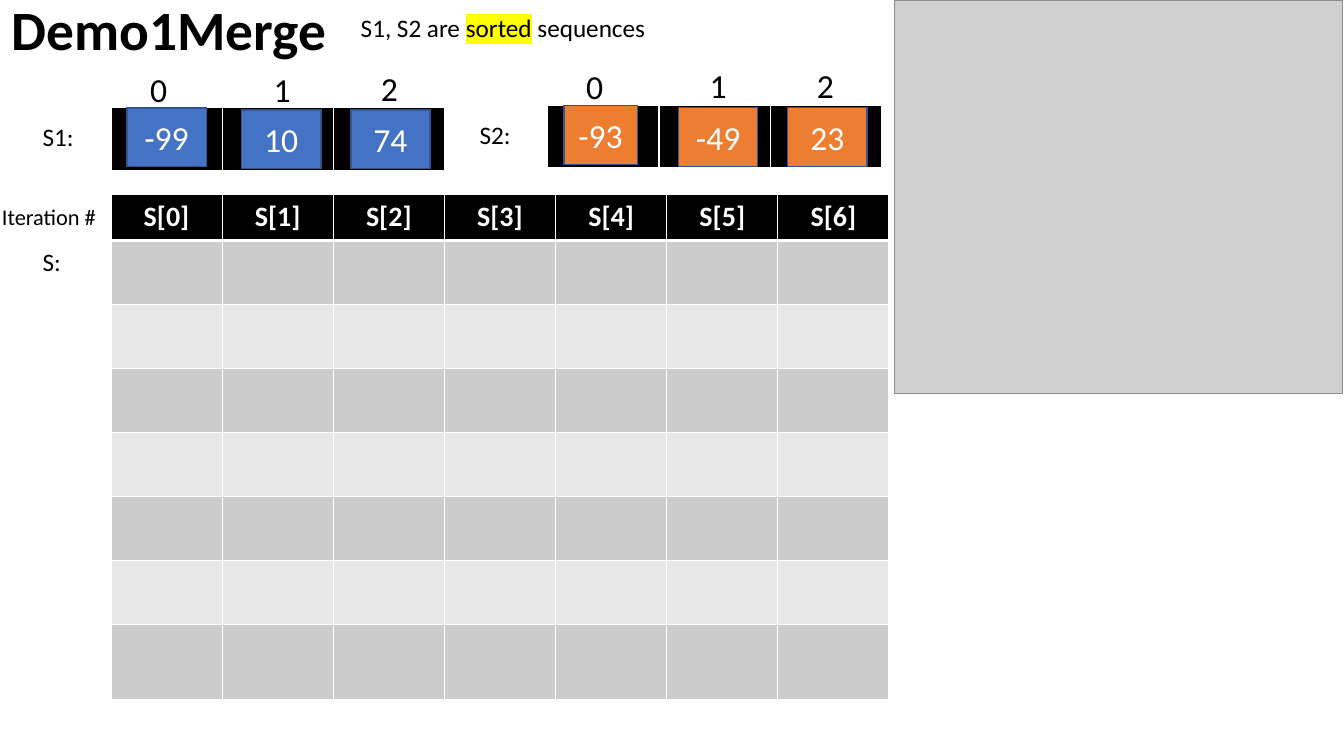
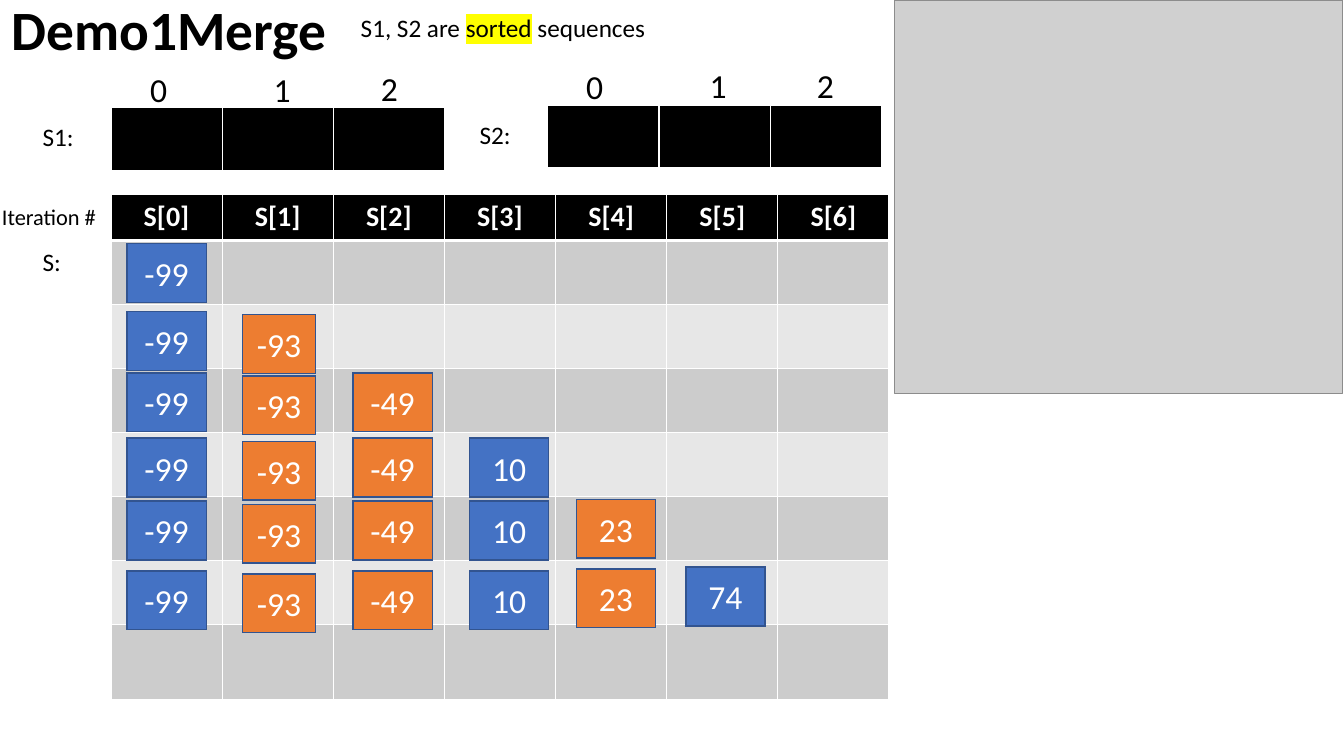
Before and after one commit to ganglix/CMPT_142_code_2025, a slide deck: slide 1 of week_7/ch18_demo1_ex1_ex3.pptx. Drawn at 1344x756 pixels with LibreOffice and Linux fonts; fonts in the diff are those of the drawing; grey boxes stand for pictures. Boxes give left, top, right and bottom in pixels: in the first picture for what was removed or moved away, otherwise in the second. Text is boxed around its words. In the diff, an @@ line names an element or a change of style, - is before the commit and + after.

```diff
--- a/week_7/ch18_demo1_ex1_ex3.pptx
+++ b/week_7/ch18_demo1_ex1_ex3.pptx
@@ rectangle "-99": place and size @@
-rectangle "-99" at (127, 108, 207, 166)
+rectangle "-99" at (127, 244, 207, 302)
@@ rectangle added at (127, 312, 207, 370), fill #4472C4, outline #325491 1 pt, 24 pt, text #FFFFFF @@
+-99
@@ rectangle "-93": place and size @@
-rectangle "-93" at (564, 106, 637, 164)
+rectangle "-93" at (242, 315, 316, 373)
@@ rectangle added at (127, 373, 207, 432), fill #4472C4, outline #325491 1 pt, 24 pt, text #FFFFFF @@
+-99
@@ rectangle added at (242, 376, 316, 435), fill #ED7D31, outline #325491 1 pt, 24 pt, text #FFFFFF @@
+-93
@@ rectangle "-49": place and size @@
-rectangle "-49" at (679, 108, 758, 166)
+rectangle "-49" at (353, 373, 433, 432)
@@ rectangle added at (127, 439, 207, 497), fill #4472C4, outline #325491 1 pt, 24 pt, text #FFFFFF @@
+-99
@@ rectangle added at (242, 442, 316, 500), fill #ED7D31, outline #325491 1 pt, 24 pt, text #FFFFFF @@
+-93
@@ rectangle added at (353, 439, 433, 497), fill #ED7D31, outline #325491 1 pt, 24 pt, text #FFFFFF @@
+-49
@@ rectangle "10": place and size @@
-rectangle "10" at (242, 110, 322, 168)
+rectangle "10" at (470, 439, 549, 497)
@@ rectangle added at (127, 501, 207, 560), fill #4472C4, outline #325491 1 pt, 24 pt, text #FFFFFF @@
+-99
@@ rectangle added at (242, 504, 316, 563), fill #ED7D31, outline #325491 1 pt, 24 pt, text #FFFFFF @@
+-93
@@ rectangle added at (353, 501, 433, 560), fill #ED7D31, outline #325491 1 pt, 24 pt, text #FFFFFF @@
+-49
@@ rectangle added at (470, 501, 549, 560), fill #4472C4, outline #325491 1 pt, 24 pt, text #FFFFFF @@
+10
@@ rectangle "23": place and size @@
-rectangle "23" at (787, 108, 867, 166)
+rectangle "23" at (577, 499, 656, 558)
@@ rectangle "74": place and size @@
-rectangle "74" at (351, 110, 431, 168)
+rectangle "74" at (686, 568, 765, 626)
@@ rectangle added at (127, 571, 207, 629), fill #4472C4, outline #325491 1 pt, 24 pt, text #FFFFFF @@
+-99
@@ rectangle added at (242, 574, 316, 632), fill #ED7D31, outline #325491 1 pt, 24 pt, text #FFFFFF @@
+-93
@@ rectangle added at (353, 571, 433, 629), fill #ED7D31, outline #325491 1 pt, 24 pt, text #FFFFFF @@
+-49
@@ rectangle added at (470, 571, 549, 629), fill #4472C4, outline #325491 1 pt, 24 pt, text #FFFFFF @@
+10
@@ rectangle added at (577, 570, 656, 628), fill #ED7D31, outline #325491 1 pt, 24 pt, text #FFFFFF @@
+23
```
Also in this commit, not shown: 4 other slides changed, 3 other files.
